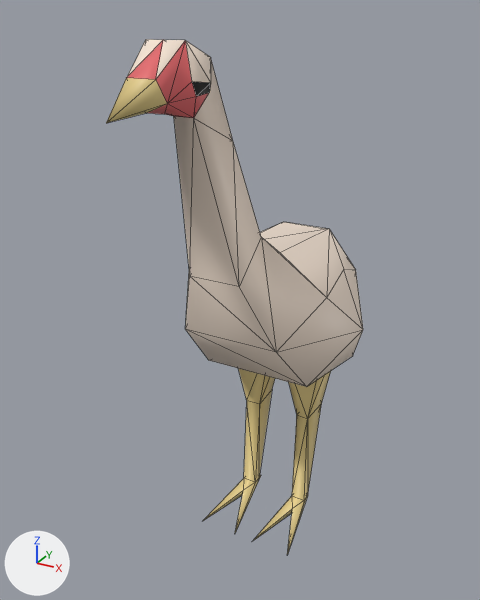
An edit to the glTF model Examples/bin/Moa/models/moa.glb, drawn before and after from the same camera.
Before and after are seen from a 50 mm lens placed at (1.92, -3.83, 3.8), pointed at (-0.17, -0.02, 1.9). Every picture has the same lights, and +X, +Y and +Z are marked at lower left. Mesh edges are drawn as thin lines. Vertices at the same position are counted once.
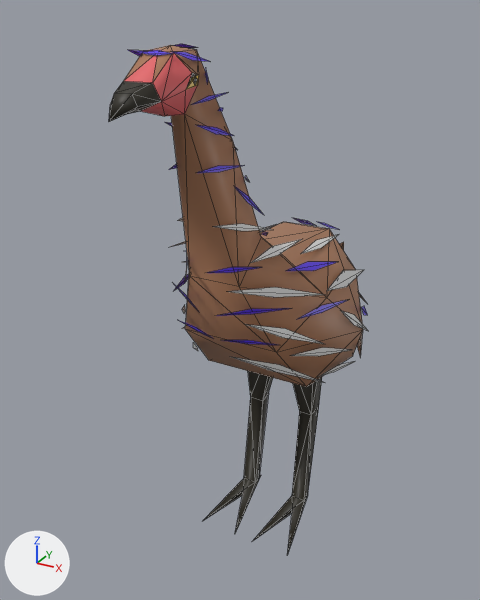
What the commit changed:
Material 'moa' (mat_moa) changes colour from white #ffeddc to brown #b07c5c; in linear values from (1.0, 0.846, 0.716) to (0.432, 0.203, 0.106).
Material 'moaDark' (mat_moadark) changes colour from yellow #e7d08c to black #292519; in linear values from (0.8, 0.632, 0.261) to (0.022, 0.0183, 0.00951).
Material 'moaEye' (mat_moaeye) is new.
Its base color is (0.8, 0.536, 0.0927) (yellow #e7c156).
Its roughness is 0.4.
Material 'eyebrowsDarkest' (mat_eyebrowsdarkest) is new.
Its base color is (0.0, 0.0, 0.0) (black #000000).
Its roughness is 0.4.
Material 'moaFurShorter' (mat_moafurshorter) is new.
Its base color is (0.0939, 0.0287, 0.8) (blue #562fe7).
Its roughness is 0.4.
Material 'moaFur' (mat_moafur) is new.
Its base color is (0.8, 0.8, 0.8) (white #e7e7e7).
me_cube is used by ob_cube; location (0.0, 0.0, 0.0).
me_cube had 85 vertices, 158 faces and spanned x -0.57..0.57, y -1.53..1.43, z 0.0..3.67.
me_cube now has 359 vertices, 322 faces and spans x -0.63..0.63, y -1.51..1.6, z 0.0..3.64.
me_cube part 1: 20 vertices moved from x -0.4..0.42, y -1.09..0.58, z 0.86..3.58 to x -0.3..0.31, y -1.09..0.5, z 0.86..3.62; 19 vertices removed from x -0.19..0.19, y -1.53..-0.86, z 3.35..3.67; 293 vertices added at x -0.63..0.63, y -1.51..1.6, z 1.22..3.64.
me_cube now uses material mat_moaeye (yellow #e7c156).
me_cube now uses material mat_moafur (white #e7e7e7).
me_cube now uses material mat_moafurshorter (blue #562fe7).
me_cube now uses material mat_eyebrowsdarkest (black #000000).

What differs and where, as boxes (x1, y1, x2, y2) in the pictures (480 x 600 px):
'Cube', recoloured, reshaped (white to brown): before (106, 39, 363, 555); after (109, 44, 368, 555)
part 1 of me_cube, built on: before (106, 39, 331, 500); after (109, 44, 368, 500)
